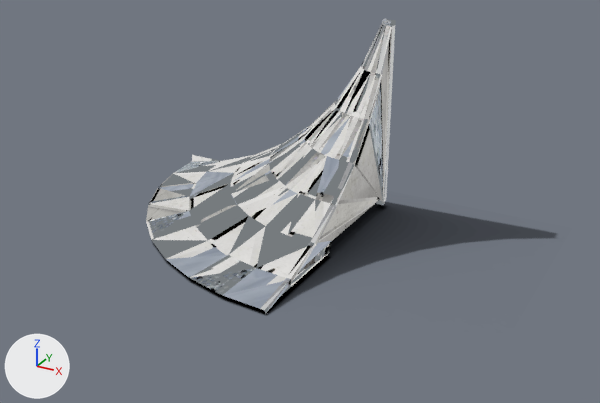
What one commit did to the glTF model public/katalog/modelle/kegel-150.gltf.
Rendered twice from a 50 mm camera at (3.36, -4.85, 2.74) aimed at (0.73, -0.06, 0.35). The lights are fixed; the arrows at lower left show +X, +Y and +Z. The older version comes first. Vertices at exactly the same position are counted once.

The first picture shows 'SK0477_Kegel_150.001', 'Schatten'.
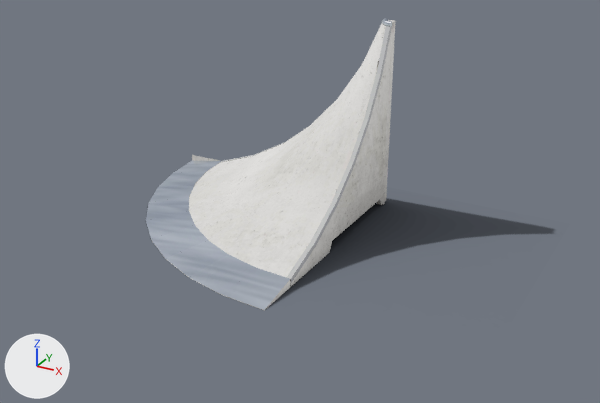
The change in detail:
me_schatten is used by ob_schatten; location (0.0, 0.0, 0.0).
me_schatten had 4 vertices, 2 faces and spanned x -1.01..2.41, y -1.03..1.26, z -0.03.
me_schatten now has 4 vertices, 2 faces and spans x -1.02..2.39, y -1.02..1.26, z 0.0.
me_schatten part 1: the whole mesh is moved by (-0.02, 0.0, 0.03).
me_sk0477_kegel_150_001 is used by ob_sk0477_kegel_150_001; location (0.0, 0.0, 0.0).
me_sk0477_kegel_150_001 had 799 vertices, 1218 faces and spanned x -0.98..0.98, y -0.98..0.98, z -0.03..1.49.
me_sk0477_kegel_150_001 now has 726 vertices, 1258 faces and spans x -0.98..0.98, y -0.98..0.98, z 0.0..1.49.
Part 2, on me_sk0477_kegel_150_001:
6 vertices are removed from x -0.98..0.98, y -0.98..0.98, z -0.03..0.0.
34 faces are deleted.
43 vertices are added at x -0.98..0.97, y -0.98..0.97, z 0.0..0.06.
48 new faces join them, mat_beton_web_065.
34 new faces join them, mat_beton_web_066.
me_sk0477_kegel_150_001 part 3: 1127 kept faces spanning x -0.98..0.98, y -0.97..0.98, z 0.0..1.49 get new texture (UV) coordinates.
Other edits to the shape of me_sk0477_kegel_150_001 do not show in these pictures.

Pixel boxes (x1, y1, x2, y2) of what changed, in the pictures (600 x 403 px):
'SK0477_Kegel_150.001', reshaped
    before: (146, 18, 396, 314)
    after: (146, 18, 395, 310)
'Schatten', mesh moved
    before: (152, 202, 556, 315)
    after: (151, 198, 554, 310)
part 2 of me_sk0477_kegel_150_001, built on
    before: (146, 161, 332, 314)
    after: (146, 160, 332, 310)
part 3 of me_sk0477_kegel_150_001, surface changed (grey to white)
    both: (189, 18, 395, 283)
